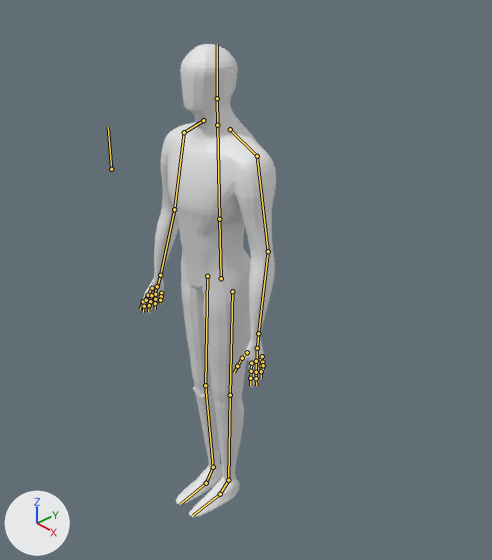
Two versions of the Blender file Shifting tides/Assets/Resources/Prefabs/StatueBrute.blend, one commit apart.
Both versions are drawn from a 50 mm camera at (9.37, -7.18, 7.08) aimed at (0.31, 1.06, 0.1). The lights are fixed; the arrows at lower left show +X, +Y and +Z. The bones that bend it are drawn over the model as lines.

In view in the first picture: 'Base'.
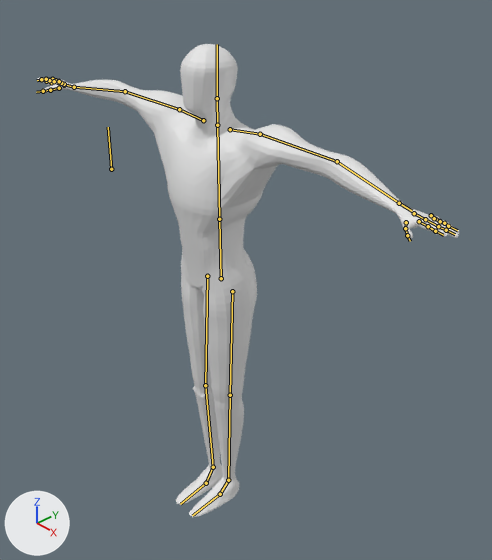
The newer file adds an action. The first version stands in its rest pose; the second is drawn at frame 0 of the action 'DefaultPose'.

The change in detail:
Bone 'Shoulder.L' (bone_shoulder_l) turns from (0, 0, 0) to (0, -1, 33) degrees about its own x, y and z.
Bone 'UpperArm.L' (bone_upperarm_l) turns from (0, 0, 0) to (0, 1, 45) degrees about its own x, y and z.
Bone 'Pink1.L' (bone_pink1_l) is rescaled from (1.0, 1.0, 1.0) to (0.78, 0.78, 0.78).
Bone 'Shoulder.R' (bone_shoulder_r) turns from (0, 0, 0) to (0, 1, -34) degrees about its own x, y and z.
Bone 'UpperArm.R' (bone_upperarm_r) turns from (0, 0, 0) to (1, -2, -45) degrees about its own x, y and z.

Where the change shows, as pixel boxes (x1, y1, x2, y2) in the pictures (492 x 560 px):
'Base', posed (214% wider)
    before: (142, 44, 276, 517)
    after: (37, 44, 460, 517)
bone 'Shoulder.L', root to tip
    before: (230, 129) to (257, 156)
    after: (230, 129) to (260, 134)
bone 'UpperArm.L', root to tip
    before: (257, 156) to (268, 251)
    after: (260, 134) to (337, 161)
bone 'Pink1.L', root to tip
    before: (262, 356) to (262, 362)
    after: (434, 218) to (440, 221)
bone 'Shoulder.R', root to tip
    before: (203, 120) to (184, 132)
    after: (203, 120) to (179, 109)
bone 'UpperArm.R', root to tip
    before: (184, 132) to (174, 209)
    after: (179, 109) to (125, 91)
